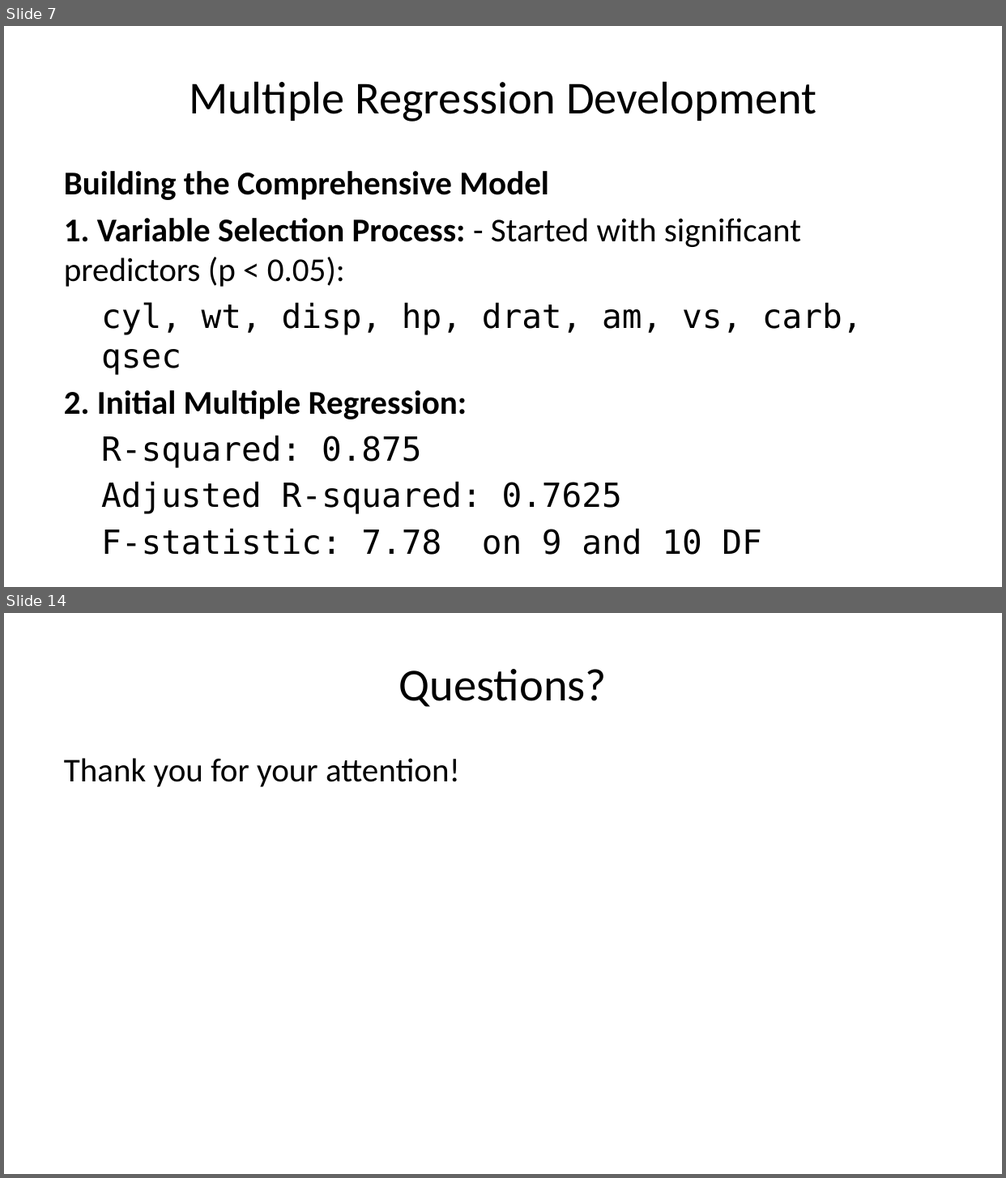
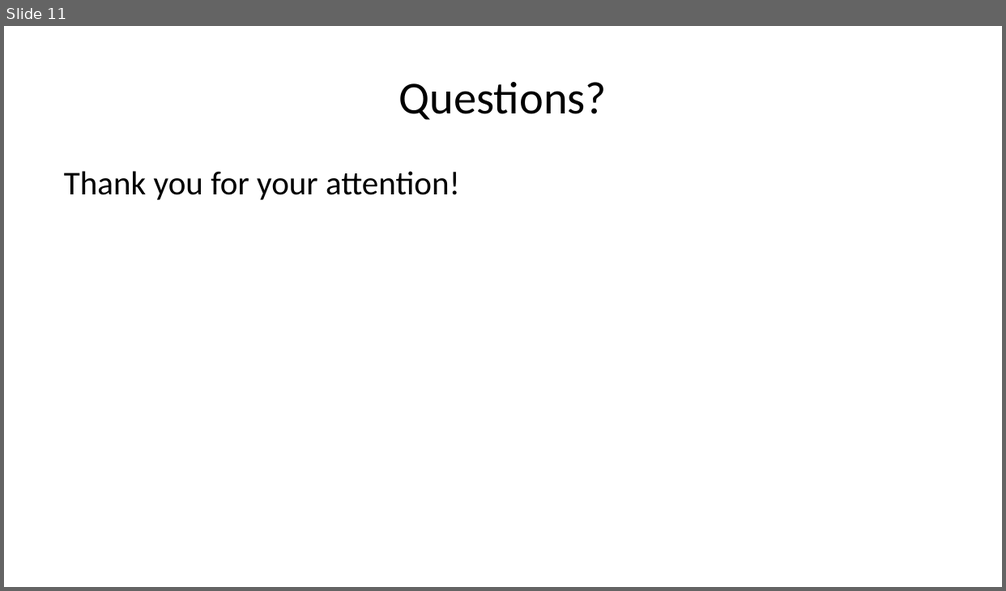
Before and after one commit to memandip/r-starter, a slide deck: presentation_1/supervised_learning.pptx. Shown one above the other, each under a label of ours: slides 7 and 14 before the commit, slide 11 after it; the slides between them are not shown. The pictures are 1006x1178 and 1006x591 pixels, drawn with LibreOffice and Linux fonts; fonts in the diff are those of the drawing. Boxes give left, top, right and bottom in pixels: in the first picture for what was removed or moved away, otherwise in the second. Text is boxed around its words. In the diff, an @@ line names an element or a change of style, - is before the commit and + after.

```diff
--- a/presentation_1/supervised_learning.pptx
+++ b/presentation_1/supervised_learning.pptx
@@ slide 7 removed at <box>4,26,1002,587</box>, background #FFFFFF @@
@@ title removed at <box>189,81,816,122</box> @@
-Multiple Regression Development
@@ text removed at <box>64,171,863,555</box> @@
-Building the Comprehensive Model
-1. Variable Selection Process: - Started with significant predictors (p < 0.05):
-cyl, wt, disp, hp, drat, am, vs, carb, qsec
-2. Initial Multiple Regression:
-R-squared: 0.875
-Adjusted R-squared: 0.7625
-F-statistic: 7.78 on 9 and 10 DF
@@ what was slide 14 is now slide 11 @@
```
Also in this commit, not shown: 6 slides changed, 4 slides added, 6 other slides removed, 6 other files.
